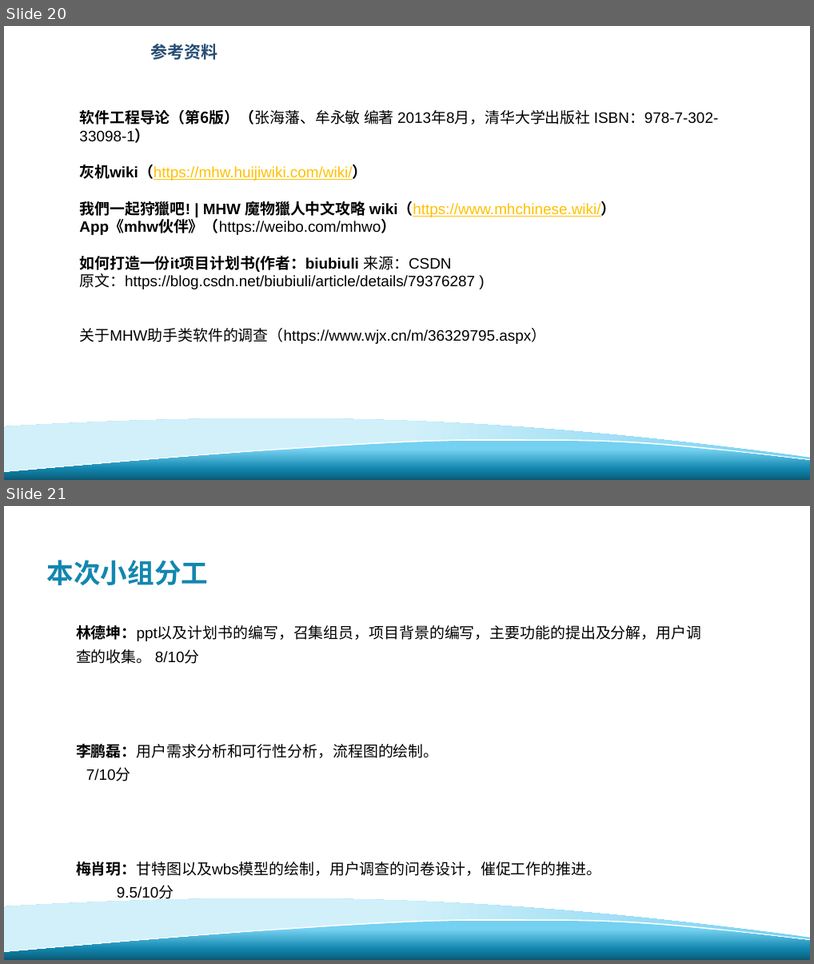
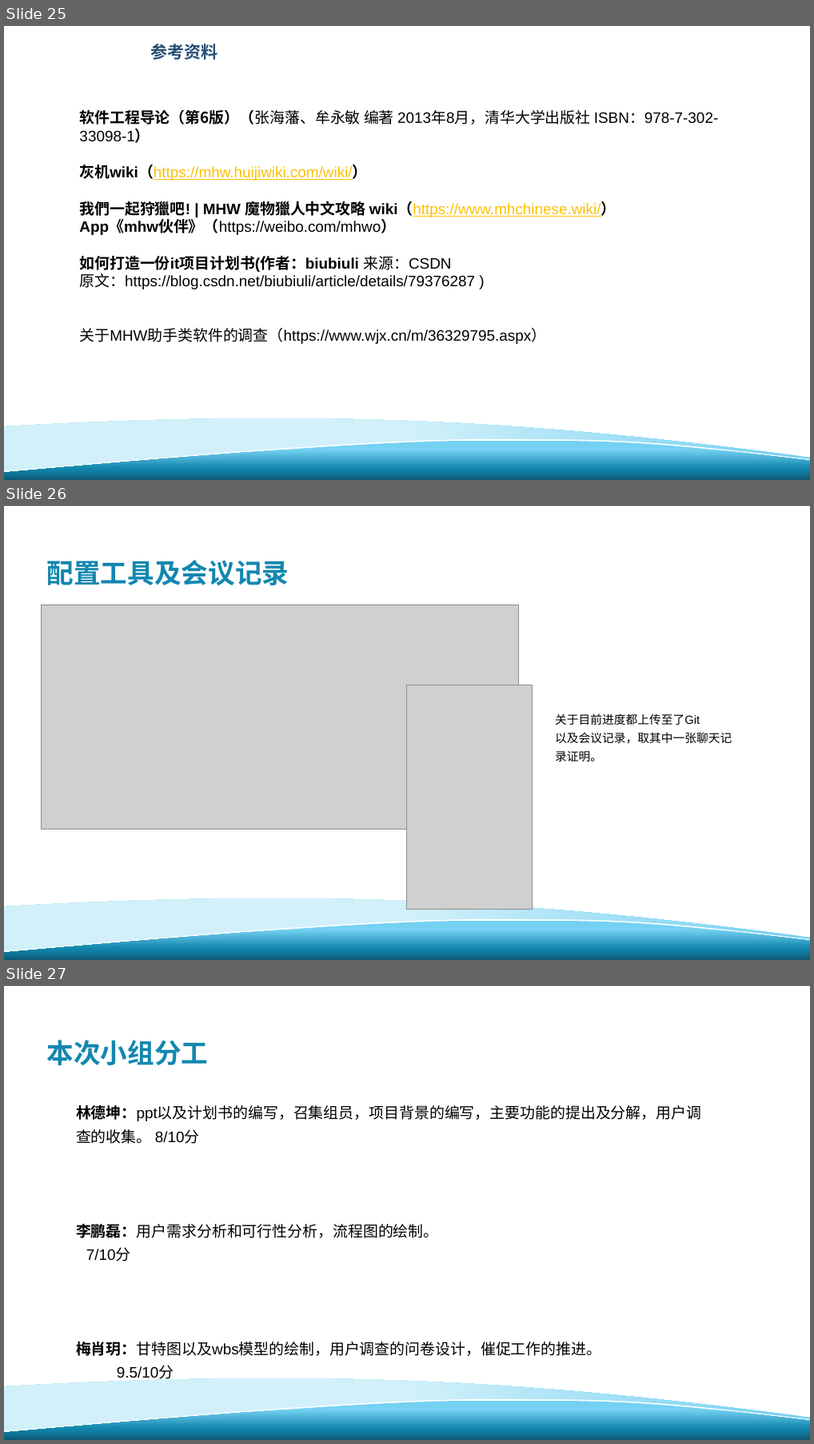
Before and after one commit to davejunction/MHWhelper, a slide deck: SE2019春-G24-项目计划书.pptx. Shown one above the other, each under a label of ours: slides 20 and 21 before the commit, slides 25, 26 and 27 after it. The pictures are 814x964 and 814x1444 pixels, drawn with LibreOffice and Linux fonts; fonts in the diff are those of the drawing; grey boxes stand for pictures; background and template pictures are left out. Boxes give left, top, right and bottom in pixels: in the first picture for what was removed or moved away, otherwise in the second. Text is boxed around its words. In the diff, an @@ line names an element or a change of style, - is before the commit and + after.

```diff
--- a/SE2019春-G24-项目计划书.pptx
+++ b/SE2019春-G24-项目计划书.pptx
@@ slide 26 added at bbox=[4, 506, 810, 960], background #FFFFFF; not listed: 3 template elements that a slide beside it also shows @@
@@ title added at bbox=[47, 560, 289, 585], 32 pt, text #1287AF, bold @@
+配置工具及会议记录
@@ picture added at bbox=[41, 604, 519, 828] @@
@@ picture added at bbox=[407, 684, 533, 908] @@
@@ text added at bbox=[555, 713, 732, 762], 14 pt, text #000000 @@
+关于目前进度都上传至了Git
+以及会议记录，取其中一张聊天记录证明。
@@ what was slide 20 is now slide 25 @@
@@ what was slide 21 is now slide 27 @@
```
Also in this commit, not shown: 4 slides changed, 6 other slides added, 1 slide removed, 2 other files.
